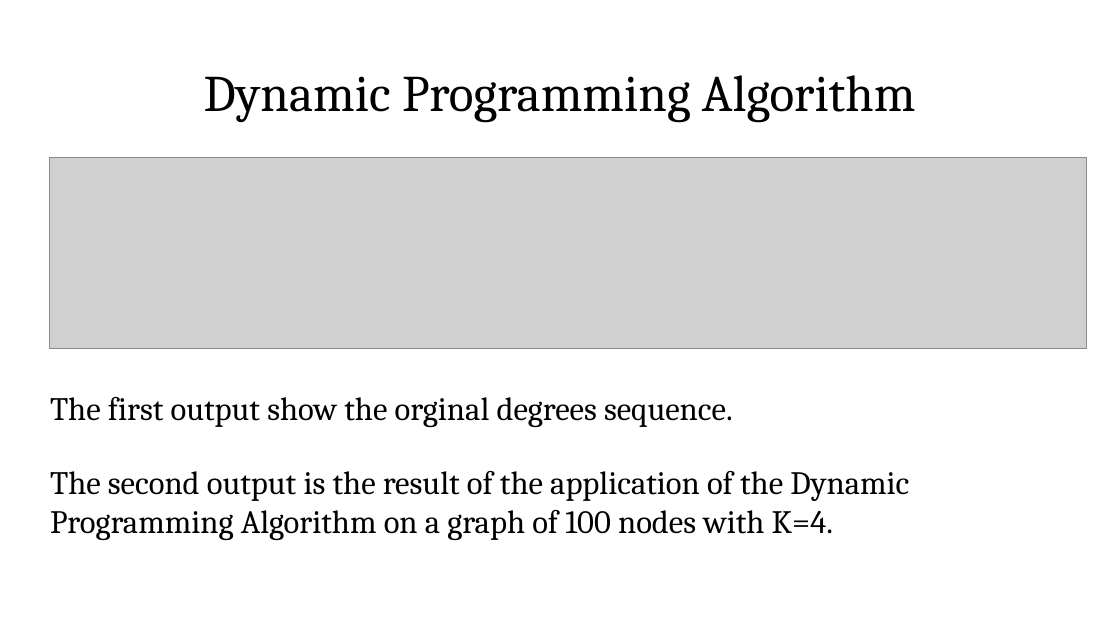
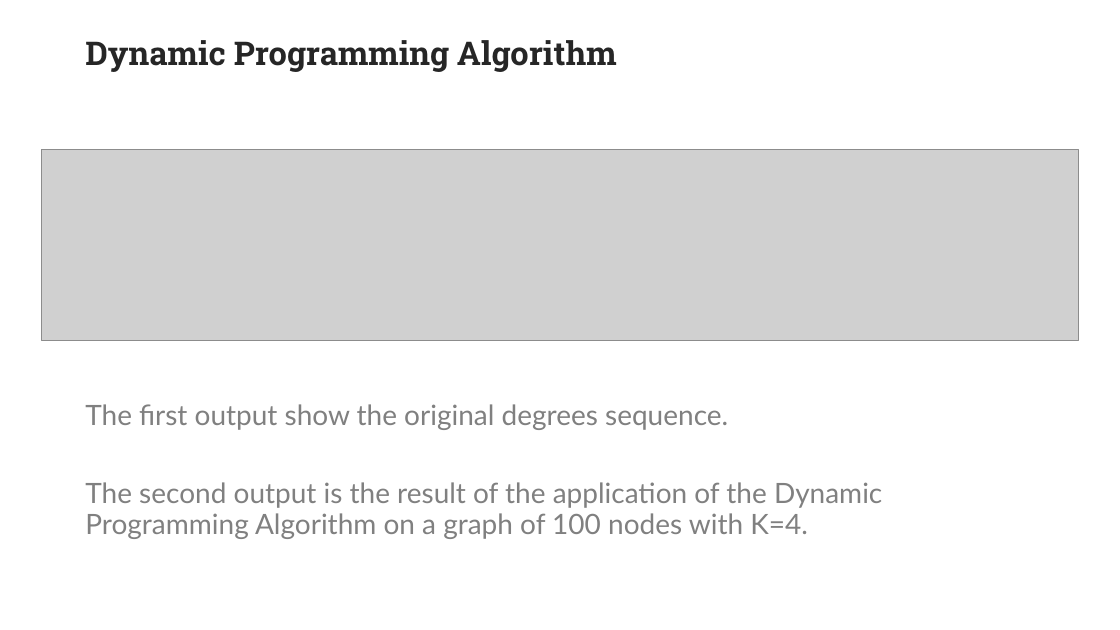
Before and after one commit to ManuManu97/k-degree, a slide deck: slide 8 of Presentazione.pptx (slide 7 before the commit). Drawn at 1120x630 pixels with LibreOffice and Linux fonts; fonts in the diff are those of the drawing; grey boxes stand for pictures; background and template pictures are left out. Boxes give left, top, right and bottom in pixels: in the first picture for what was removed or moved away, otherwise in the second. Text is boxed around its words. In the diff, an @@ line names an element or a change of style, - is before the commit and + after.

```diff
--- a/Presentazione.pptx
+++ b/Presentazione.pptx
@@ title "Dynamic Programming Algorithm" at [85, 40, 617, 72]: size 44 to 28 pt, font Cambria to Roboto Slab, text colour #000000 to #262626, bold on; alignment centre to left; vertical alignment middle to top @@
@@ picture: place and size @@
-picture at [50, 157, 1087, 348]
+picture at [41, 150, 1079, 340]
@@ text removed at [50, 397, 733, 427] @@
-The first output show the orginal degrees sequence.
@@ text "The first output show the ...": place and size @@
-text "The first output show the ..." at [50, 471, 909, 540]
+text "The first output show the ..." at [85, 404, 882, 539]
@@ text "The first output show the ..." at [85, 404, 882, 539]: vertical alignment top to middle @@
@@ text at [85, 404, 728, 430]: paragraph added @@
+The first output show the original degrees sequence.
@@ text at [85, 482, 882, 539]: size 28 to 24 pt, font Cambria to Lato, text colour #000000 to #808080 in "The second output is the result of ..."; line spacing 1 to 0.9; more space between paragraphs @@
```
Also in this commit, not shown: 15 other slides changed, 3 slides added, 2 slides removed.
